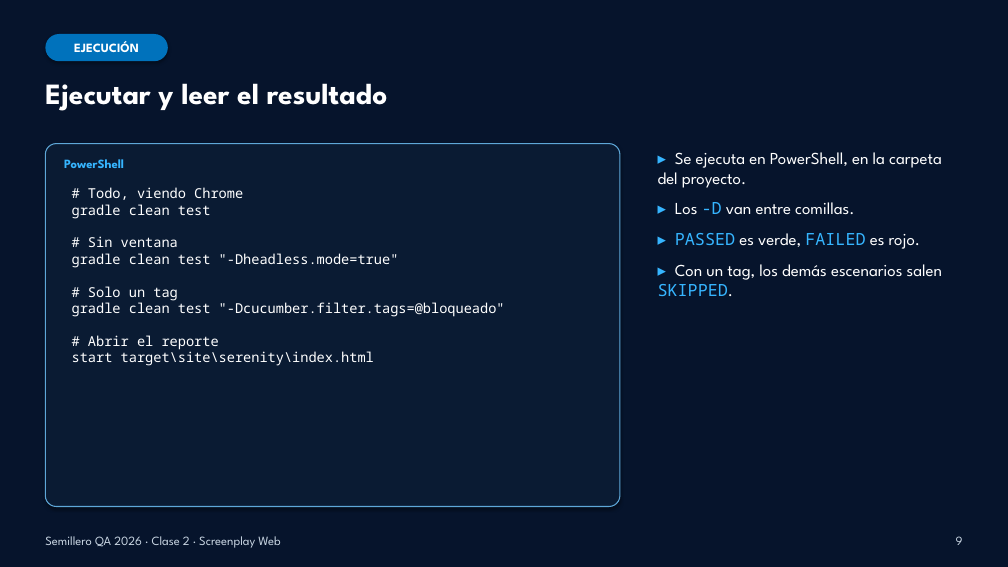
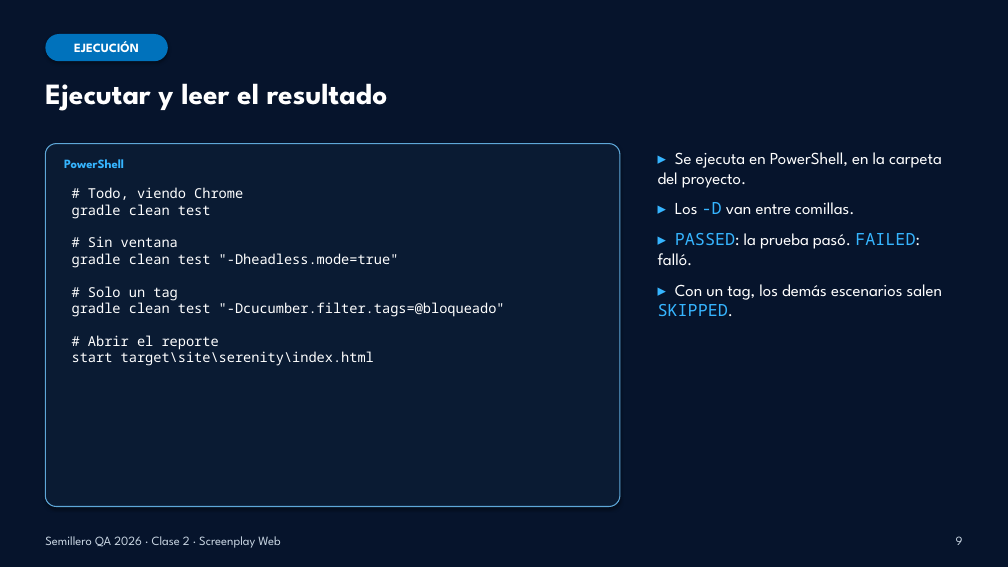
Before and after one commit to dzapbeta/semillero2026, a slide deck: slide 9 of material-de-apoyo/Clase2_Presentacion_Screenplay_Web.pptx. Drawn at 1008x567 pixels with LibreOffice and Linux fonts; fonts in the diff are those of the drawing. Boxes give left, top, right and bottom in pixels: in the first picture for what was removed or moved away, otherwise in the second. Text is boxed around its words. In the diff, an @@ line names an element or a change of style, - is before the commit and + after.

```diff
--- a/material-de-apoyo/Clase2_Presentacion_Screenplay_Web.pptx
+++ b/material-de-apoyo/Clase2_Presentacion_Screenplay_Web.pptx
@@ text at (x1=658, y1=233, x2=920, y2=265): text changed @@
-▸ PASSED es verde, FAILED es rojo.
+▸ PASSED: la prueba pasó. FAILED: falló.
```
Also in this commit, not shown: 3 other files.
